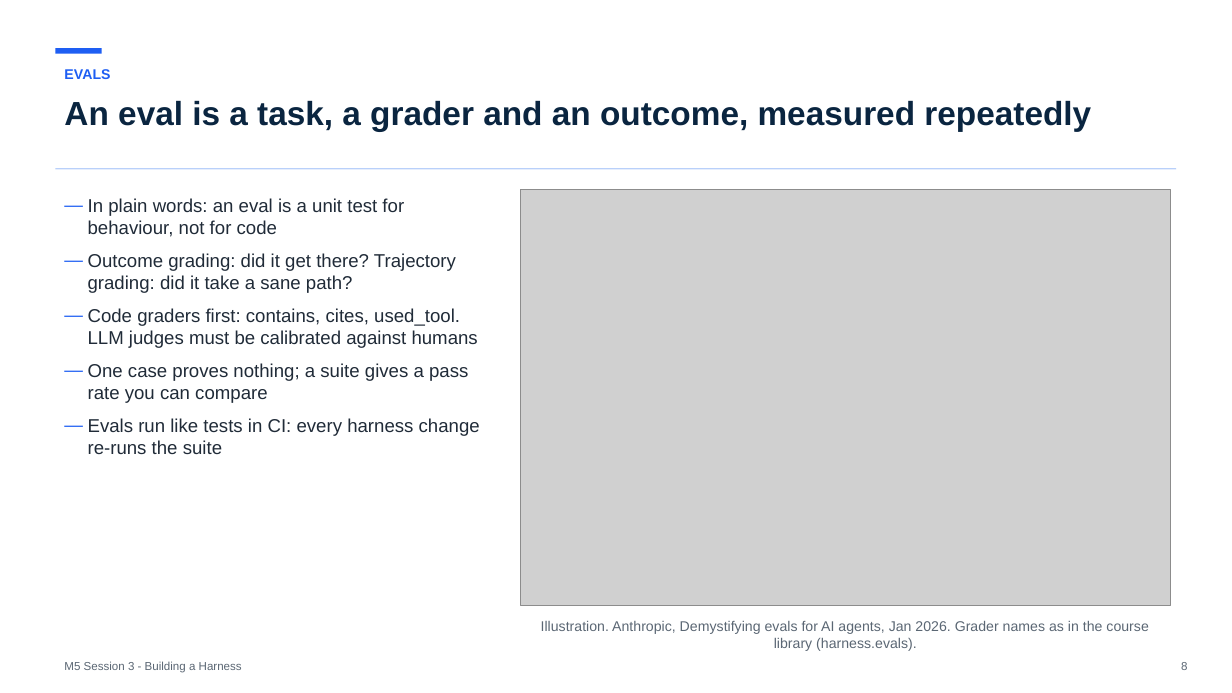
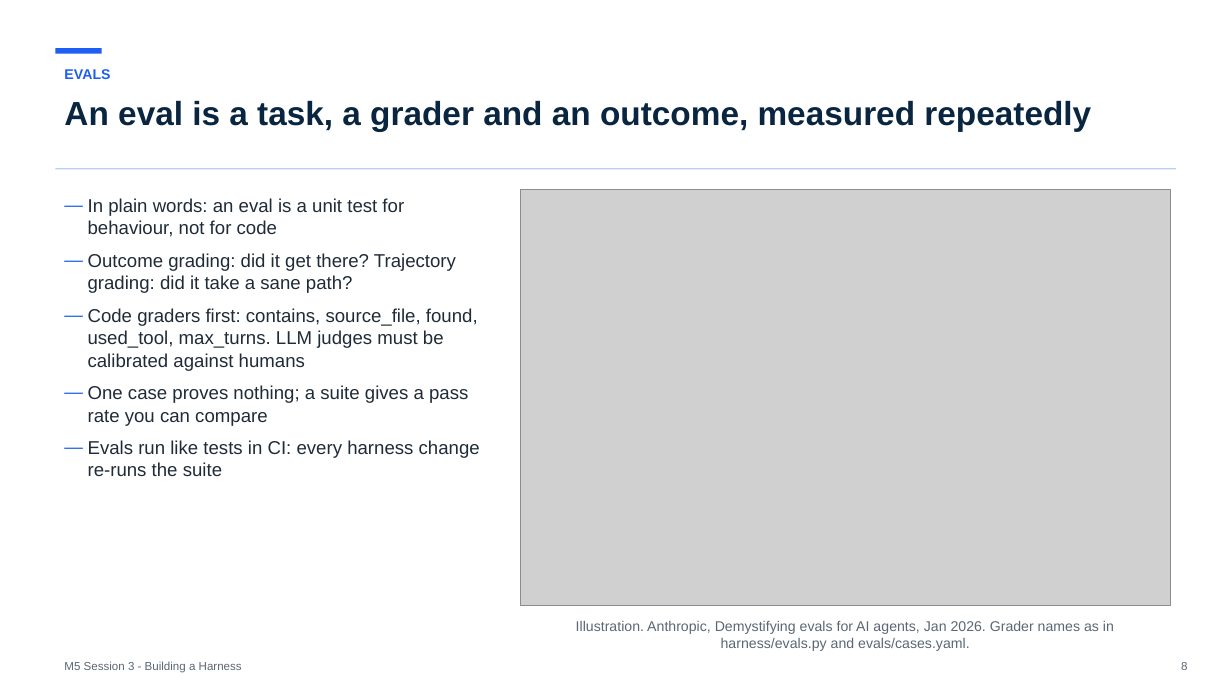
Before and after one commit to maglionejm/fontys-tech-exercises, a slide deck: slide 8 of presentations/m5-session-3-building-a-harness.pptx. Drawn at 1232x693 pixels with LibreOffice and Linux fonts; fonts in the diff are those of the drawing; grey boxes stand for pictures. Boxes give left, top, right and bottom in pixels: in the first picture for what was removed or moved away, otherwise in the second. Text is boxed around its words. In the diff, an @@ line names an element or a change of style, - is before the commit and + after.

```diff
--- a/presentations/m5-session-3-building-a-harness.pptx
+++ b/presentations/m5-session-3-building-a-harness.pptx
@@ text at bbox=[88, 308, 478, 371]: text changed @@
-— Code graders first: contains, cites, used_tool. LLM judges must be calibrated against humans
+— Code graders first: contains, source_file, found, used_tool, max_turns. LLM judges must be calibrated against humans
@@ text at bbox=[576, 621, 1114, 651]: text changed @@
-Illustration. Anthropic, Demystifying evals for AI agents, Jan 2026. Grader names as in the course library (harness.evals).
+Illustration. Anthropic, Demystifying evals for AI agents, Jan 2026. Grader names as in harness/evals.py and evals/cases.yaml.
```
Also in this commit, not shown: 10 other slides changed, 5 slides added, 3 slides removed, 1 other file.
